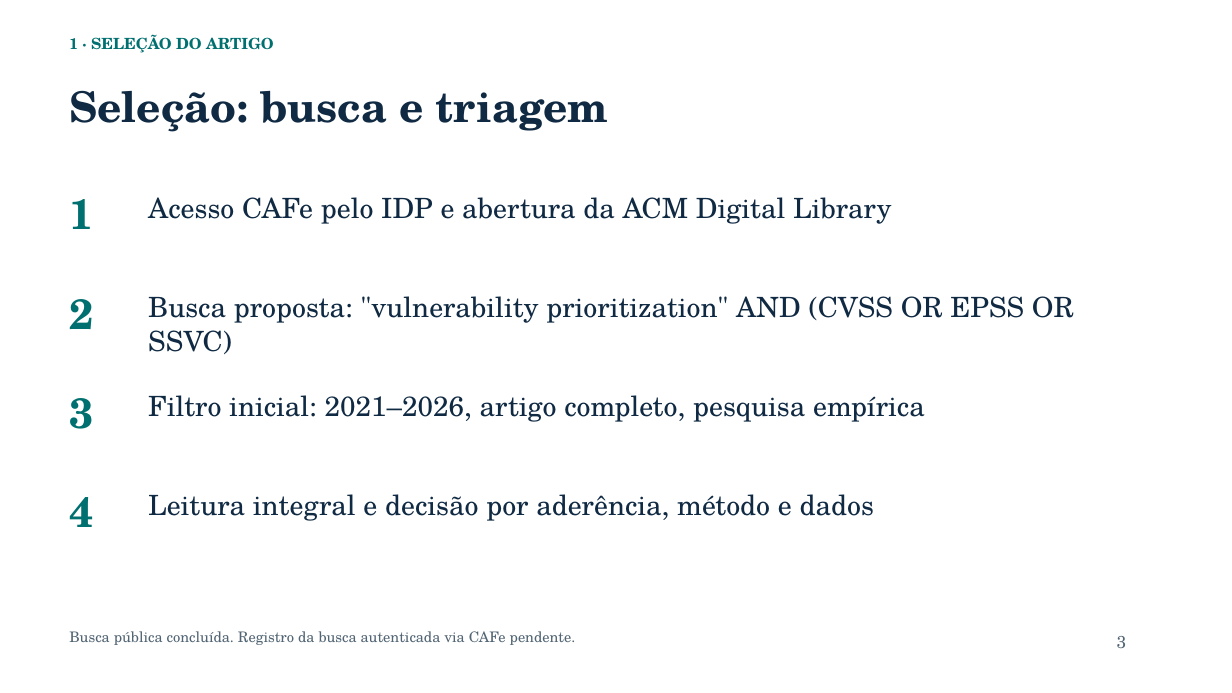
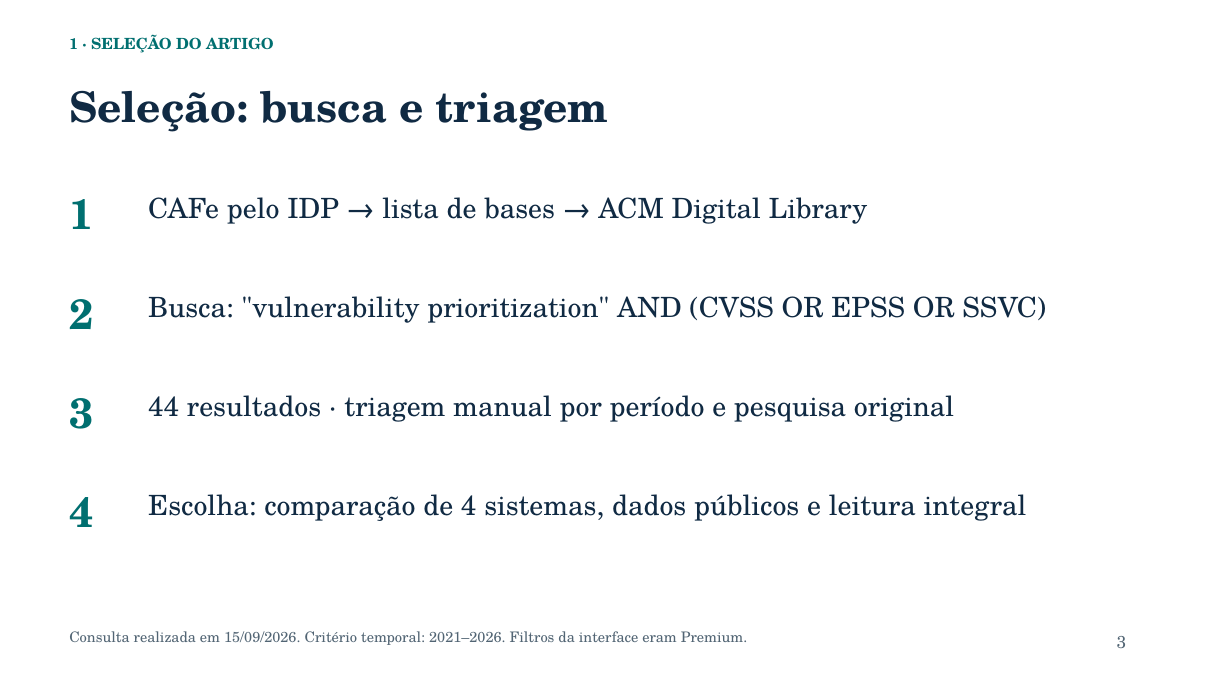
Before and after one commit to ClaudioAMF1/TCC, a slide deck: slide 3 of seminarios/2026-09-analise-artigo/apresentacao.pptx. Drawn at 1232x693 pixels with LibreOffice and Linux fonts; fonts in the diff are those of the drawing. Boxes give left, top, right and bottom in pixels: in the first picture for what was removed or moved away, otherwise in the second. Text is boxed around its words. In the diff, an @@ line names an element or a change of style, - is before the commit and + after.

Commit message:
Documenta busca autenticada via CAFe e 44 resultados na ACM

```diff
--- a/seminarios/2026-09-analise-artigo/apresentacao.pptx
+++ b/seminarios/2026-09-analise-artigo/apresentacao.pptx
@@ text at [148,197,867,224]: text changed @@
-Acesso CAFe pelo IDP e abertura da ACM Digital Library
+CAFe pelo IDP → lista de bases → ACM Digital Library
@@ text at [148,296,1046,323]: text changed @@
-Busca proposta: "vulnerability prioritization" AND (CVSS OR EPSS OR SSVC)
+Busca: "vulnerability prioritization" AND (CVSS OR EPSS OR SSVC)
@@ text at [148,395,954,422]: text changed @@
-Filtro inicial: 2021–2026, artigo completo, pesquisa empírica
+44 resultados · triagem manual por período e pesquisa original
@@ text at [148,494,1027,521]: text changed @@
-Leitura integral e decisão por aderência, método e dados
+Escolha: comparação de 4 sistemas, dados públicos e leitura integral
@@ text at [69,631,748,645]: text changed @@
-Busca pública concluída. Registro da busca autenticada via CAFe pendente.
+Consulta realizada em 15/09/2026. Critério temporal: 2021–2026. Filtros da interface eram Premium.
```
Also in this commit, not shown: 11 other files.
